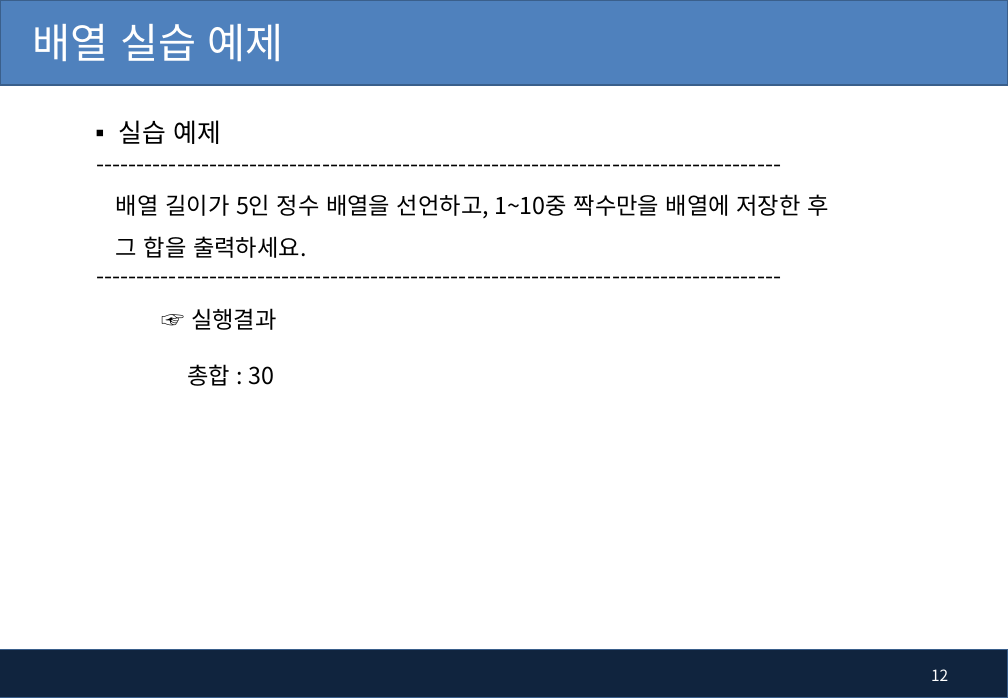
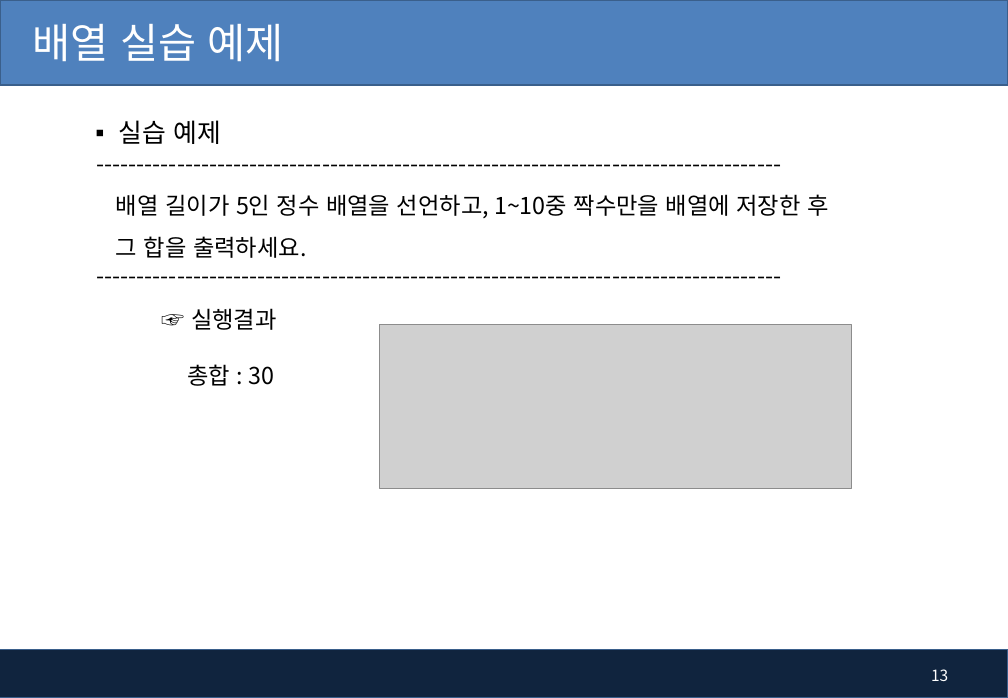
Before and after one commit to pshho/ngreen_project, a slide deck: slide 13 of javaWorks/자료/java_ppt/5장.배열(Array).pptx (slide 12 before the commit). Drawn at 1008x698 pixels with LibreOffice and Linux fonts; fonts in the diff are those of the drawing; grey boxes stand for pictures; background and template pictures are left out. Boxes give left, top, right and bottom in pixels: in the first picture for what was removed or moved away, otherwise in the second. Text is boxed around its words. In the diff, an @@ line names an element or a change of style, - is before the commit and + after.

```diff
--- a/javaWorks/자료/java_ppt/5장.배열(Array).pptx
+++ b/javaWorks/자료/java_ppt/5장.배열(Array).pptx
@@ picture added at (380,325,852,489) @@
@@ page number at (931,669,948,681): text changed @@
-12
+13
```
Also in this commit, not shown: 1 other slide changed, 1 slide added, 27 other files.
